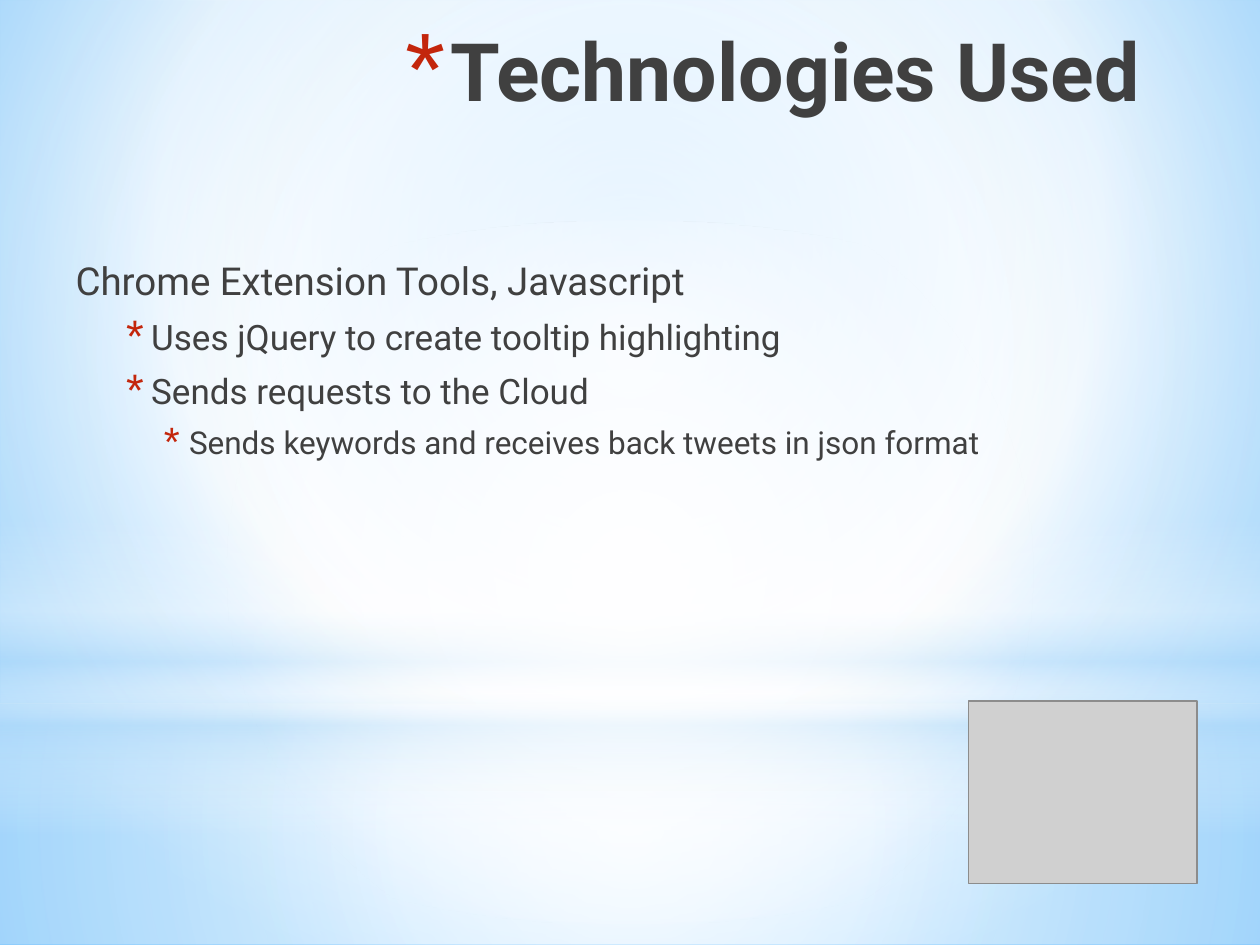
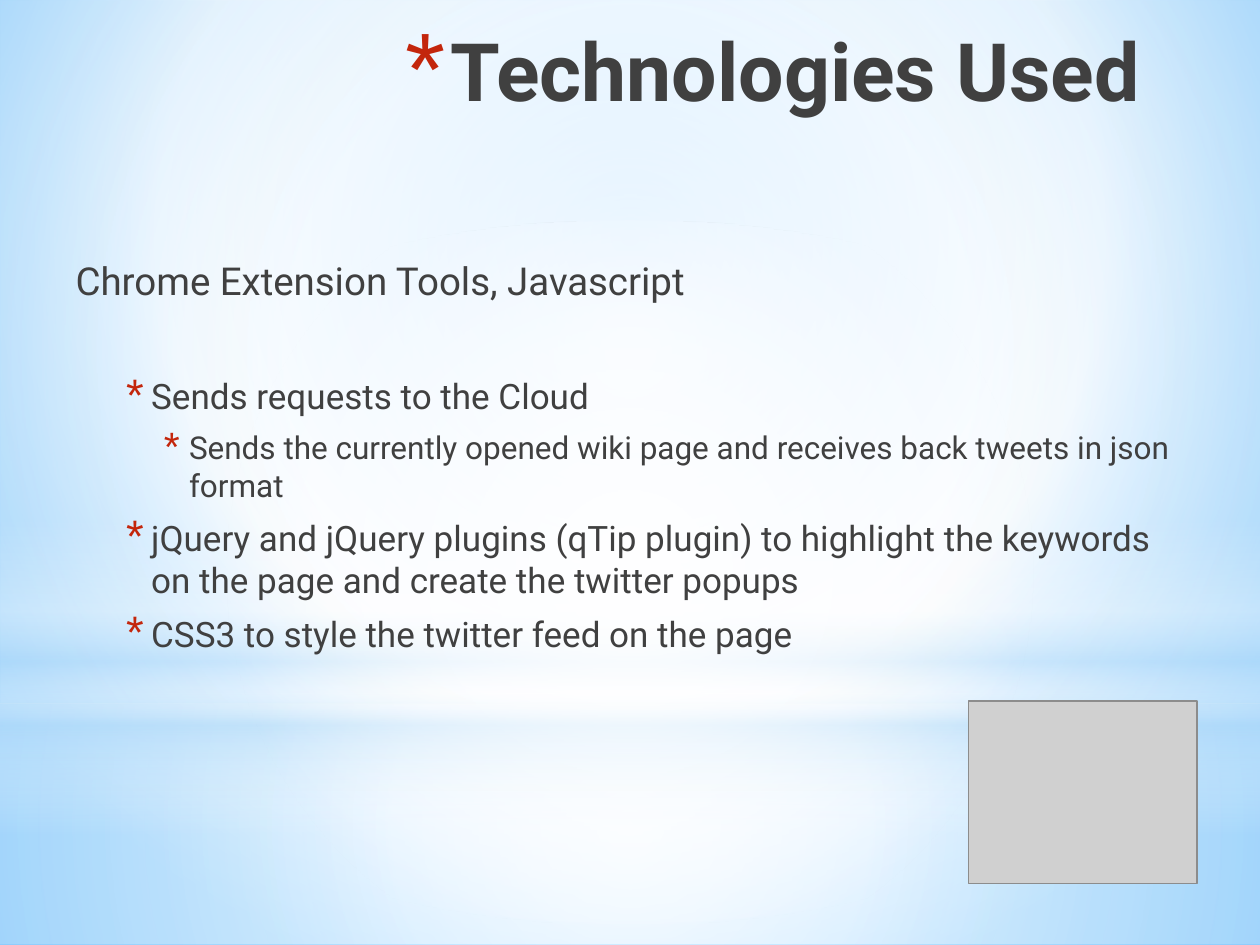
Before and after one commit to ewgarci/CloudProject, a slide deck: slide 10 of FinalProjPresentation.pptx. Drawn at 1260x945 pixels with LibreOffice and Linux fonts; fonts in the diff are those of the drawing; grey boxes stand for pictures; background and template pictures are left out. Boxes give left, top, right and bottom in pixels: in the first picture for what was removed or moved away, otherwise in the second. Text is boxed around its words. In the diff, an @@ line names an element or a change of style, - is before the commit and + after.

Commit message:
Modified the presentation and added link

```diff
--- a/FinalProjPresentation.pptx
+++ b/FinalProjPresentation.pptx
@@ text at [151, 323, 781, 358]: paragraph removed @@
-  * Uses jQuery to create tooltip highlighting
@@ text at [151, 435, 1169, 655]: text changed; size 18 to 20 pt @@
-    * Sends keywords and receives back tweets in json format
+    * Sends the currently opened wiki page and receives back tweets in json format
+  * jQuery and jQuery plugins (qTip plugin) to highlight the keywords on the page and create the twitter popups
+  * CSS3 to style the twitter feed on the page
```
Also in this commit, not shown: 8 other files.
